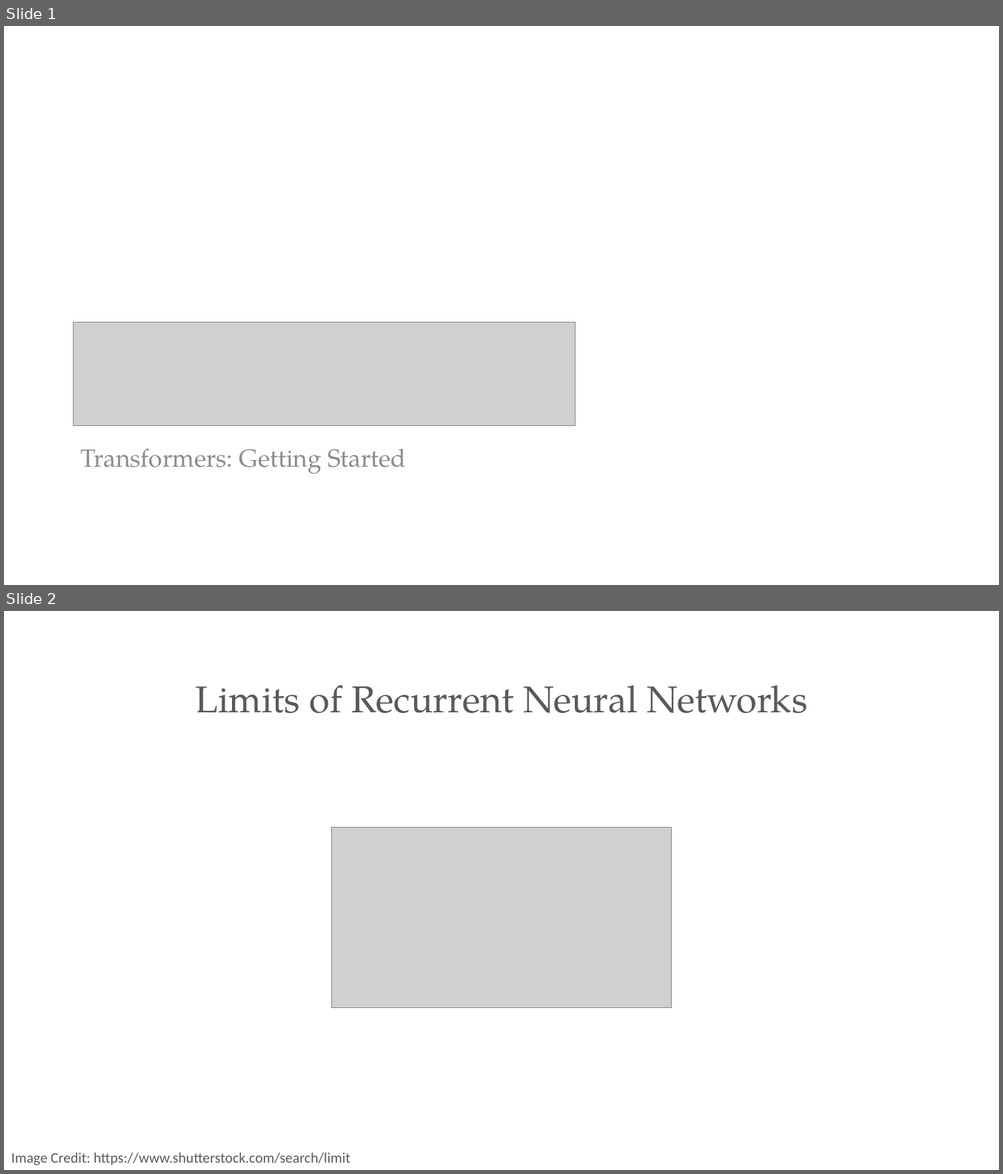
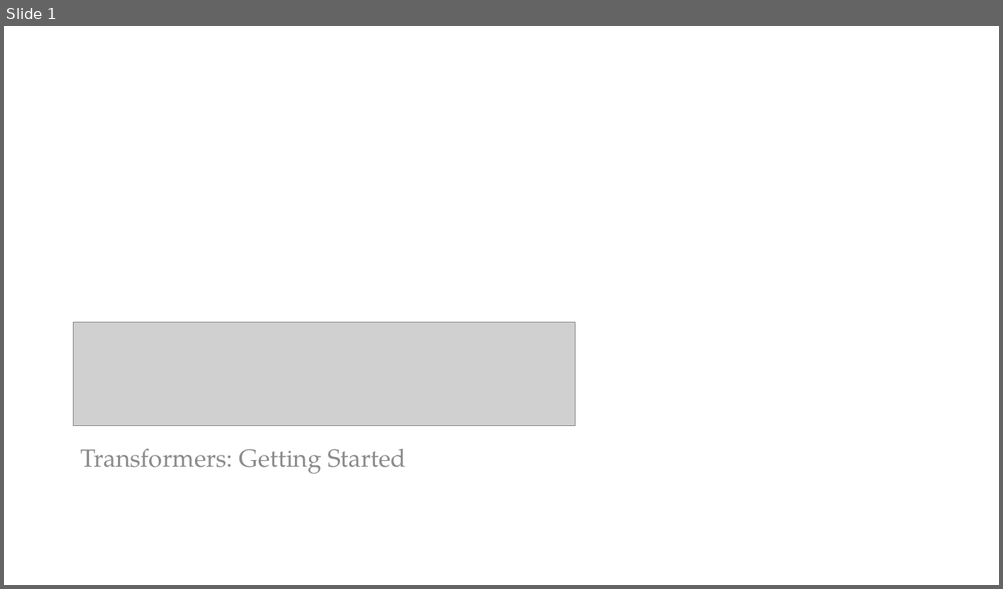
Before and after one commit to PracticumAI/transformers, a slide deck: presentations/01_transformers_intro.pptx. Shown one above the other, each under a label of ours: slides 1 and 2 before the commit, slide 1 after it. The pictures are 1003x1174 and 1003x589 pixels, drawn with LibreOffice and Linux fonts; fonts in the diff are those of the drawing; grey boxes stand for pictures. Boxes give left, top, right and bottom in pixels: in the first picture for what was removed or moved away, otherwise in the second. Text is boxed around its words. In the diff, an @@ line names an element or a change of style, - is before the commit and + after.

```diff
--- a/presentations/01_transformers_intro.pptx
+++ b/presentations/01_transformers_intro.pptx
@@ slide 2 removed at box(4, 611, 999, 1170), background #FFFFFF @@
@@ title removed at box(195, 685, 807, 713) @@
-Limits of Recurrent Neural Networks
@@ picture removed at box(332, 827, 671, 1008) @@
@@ text removed at box(11, 1153, 350, 1166) @@
-Image Credit: https://www.shutterstock.com/search/limit
```
Also in this commit, not shown: 1 slide changed, 5 slides added, 6 other slides removed, 2 other files.
